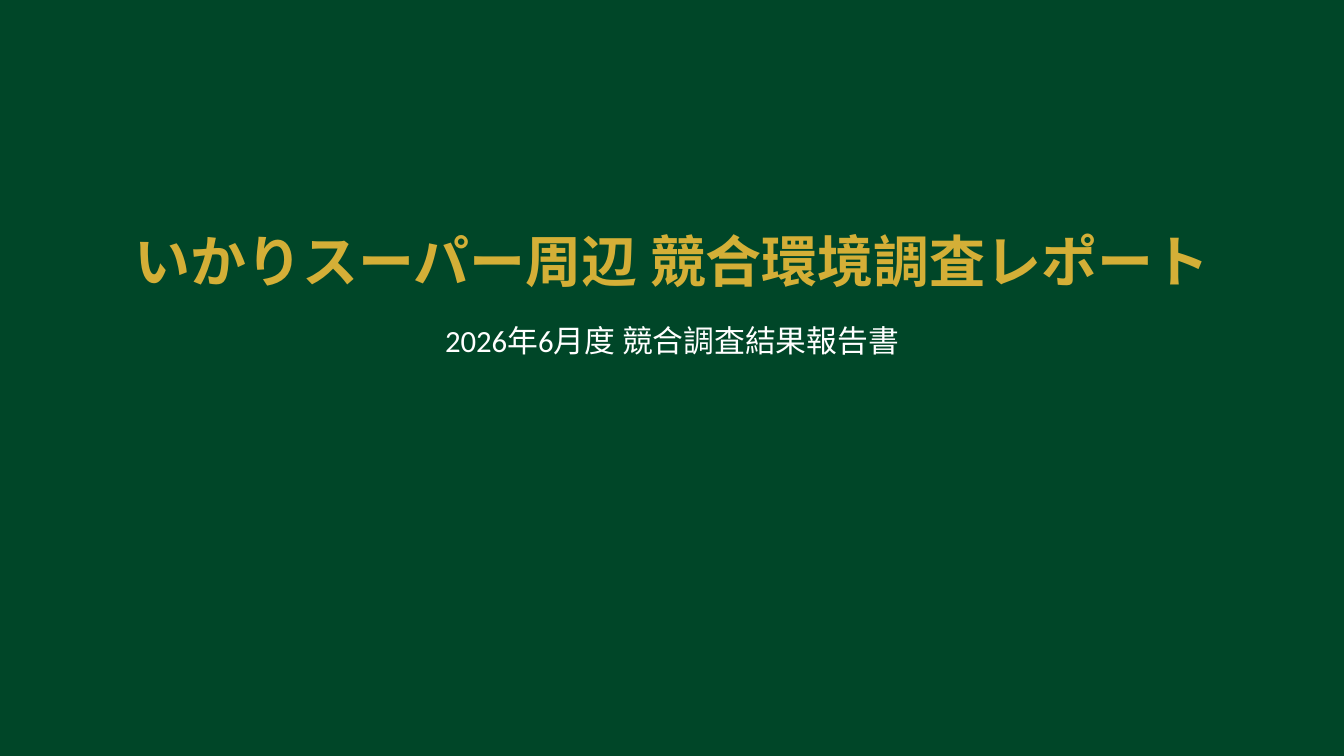
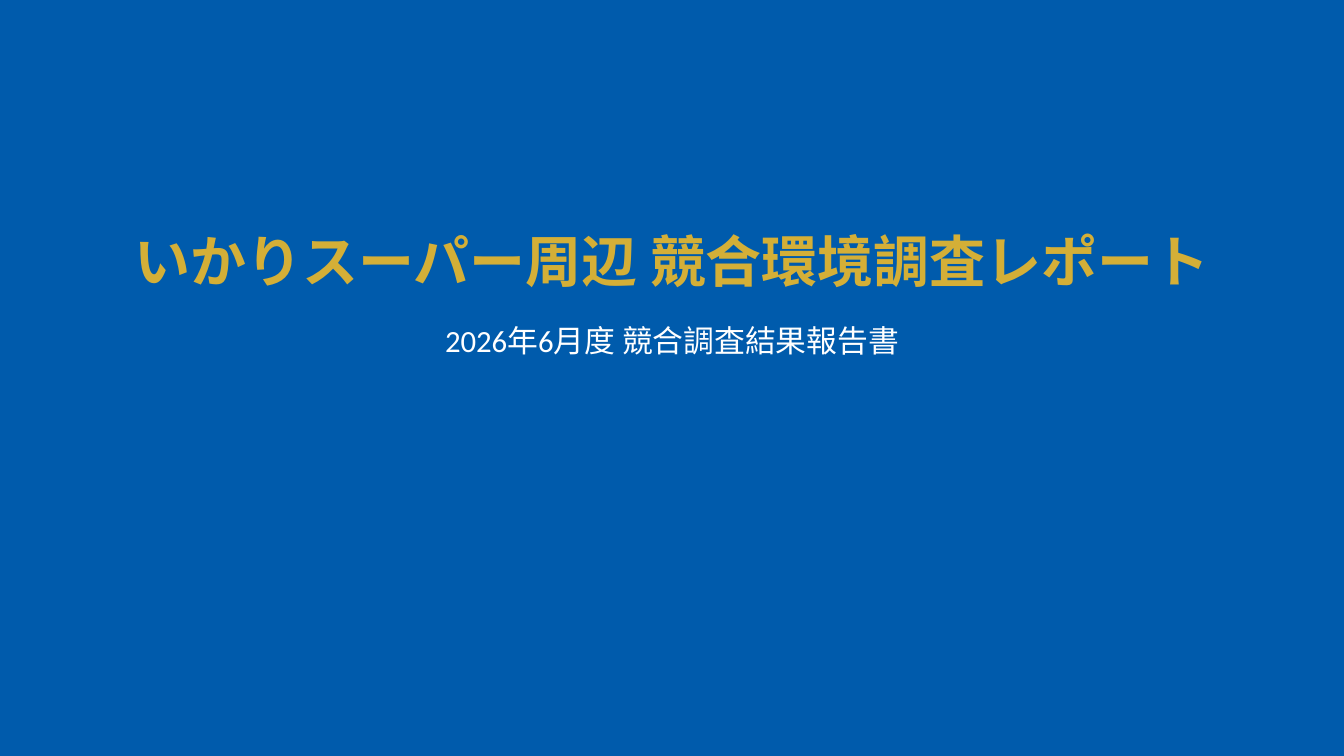
Before and after one commit to yutatbgt-bit/Competitive-research, a slide deck: slide 1 of report/2026_06_26_competitive_report.pptx. Drawn at 1344x756 pixels with LibreOffice and Linux fonts; fonts in the diff are those of the drawing. Boxes give left, top, right and bottom in pixels: in the first picture for what was removed or moved away, otherwise in the second. Text is boxed around its words. In the diff, an @@ line names an element or a change of style, - is before the commit and + after.

```diff
--- a/report/2026_06_26_competitive_report.pptx
+++ b/report/2026_06_26_competitive_report.pptx
@@ background #004628 to #005BAC @@
```
Also in this commit, not shown: 6 other slides changed, 6 other files.
